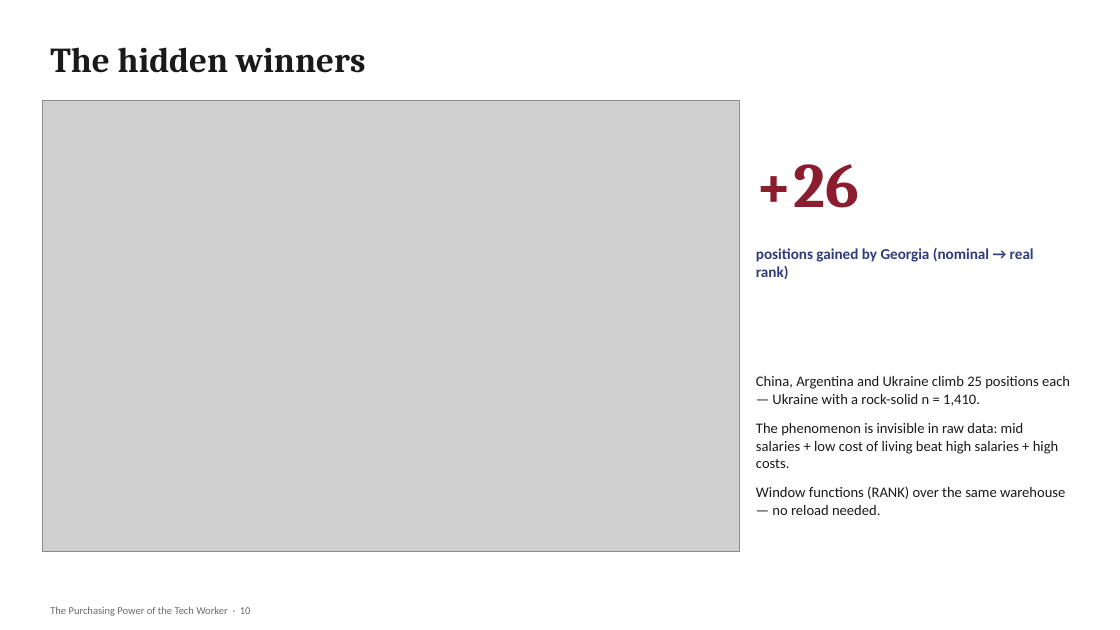
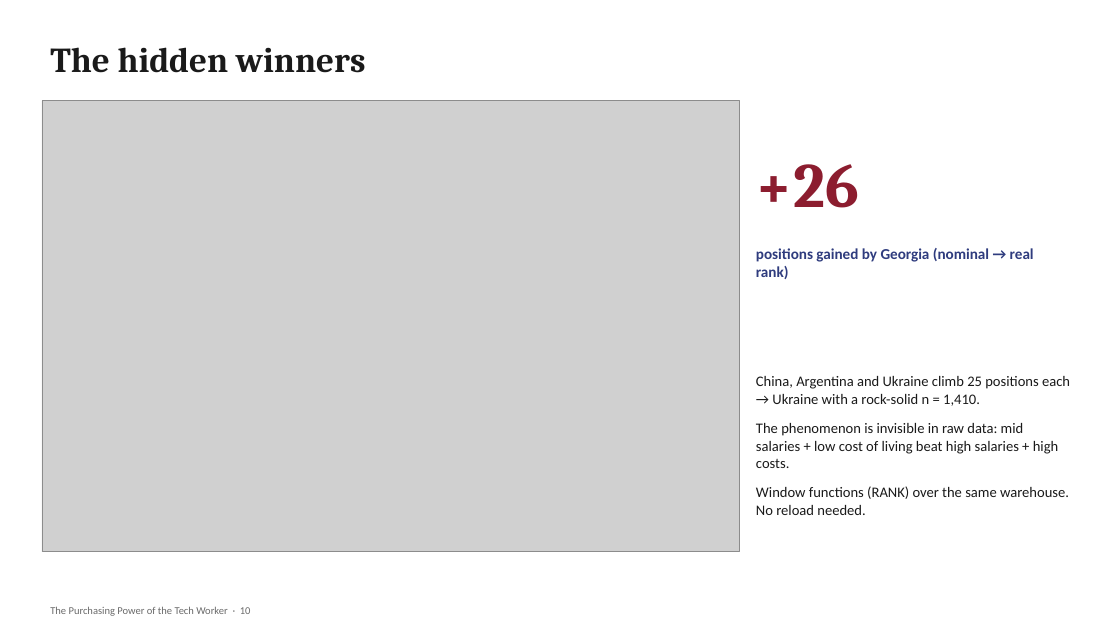
Before and after one commit to emasmisi/tech-worker-purchasing-power-dw, a slide deck: slide 10 of presentation/TechWorker_DW_Presentation.pptx. Drawn at 1120x630 pixels with LibreOffice and Linux fonts; fonts in the diff are those of the drawing; grey boxes stand for pictures. Boxes give left, top, right and bottom in pixels: in the first picture for what was removed or moved away, otherwise in the second. Text is boxed around its words. In the diff, an @@ line names an element or a change of style, - is before the commit and + after.

```diff
--- a/presentation/TechWorker_DW_Presentation.pptx
+++ b/presentation/TechWorker_DW_Presentation.pptx
@@ text at bbox=[756, 376, 1070, 406]: text changed @@
-China, Argentina and Ukraine climb 25 positions each — Ukraine with a rock-solid n = 1,410.
+China, Argentina and Ukraine climb 25 positions each → Ukraine with a rock-solid n = 1,410.
@@ text at bbox=[756, 486, 1069, 515]: text changed @@
-Window functions (RANK) over the same warehouse — no reload needed.
+Window functions (RANK) over the same warehouse. No reload needed.
```
Also in this commit, not shown: 15 other slides changed, 4 other files.
